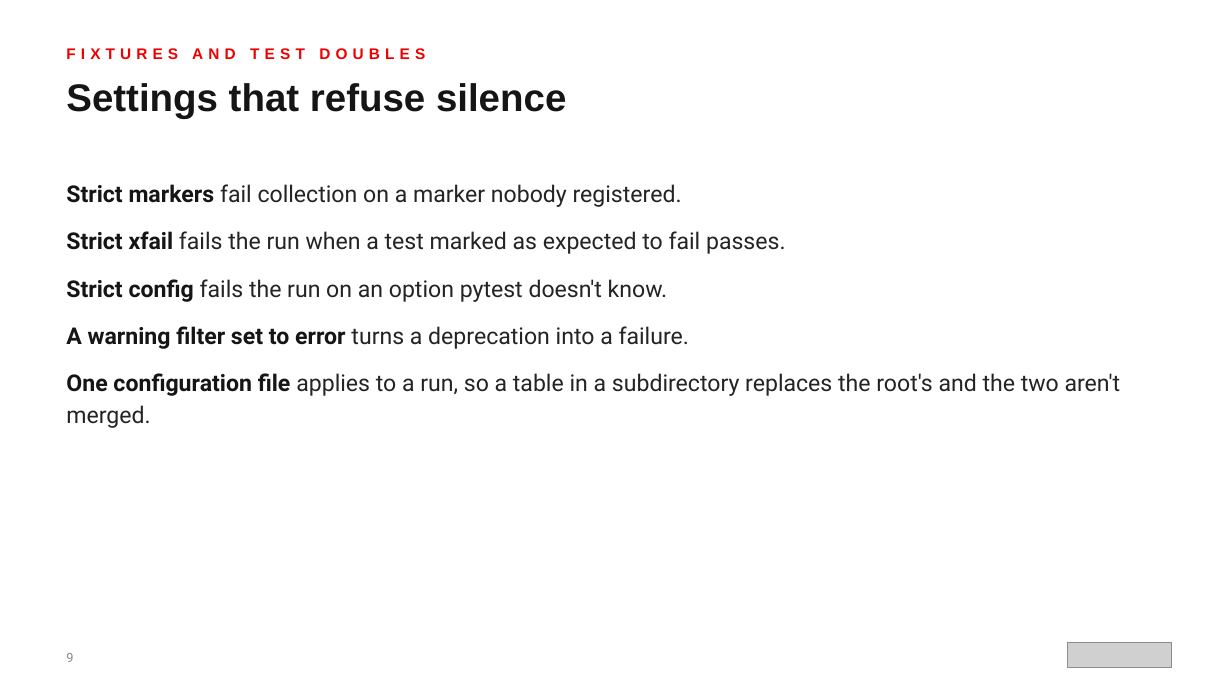
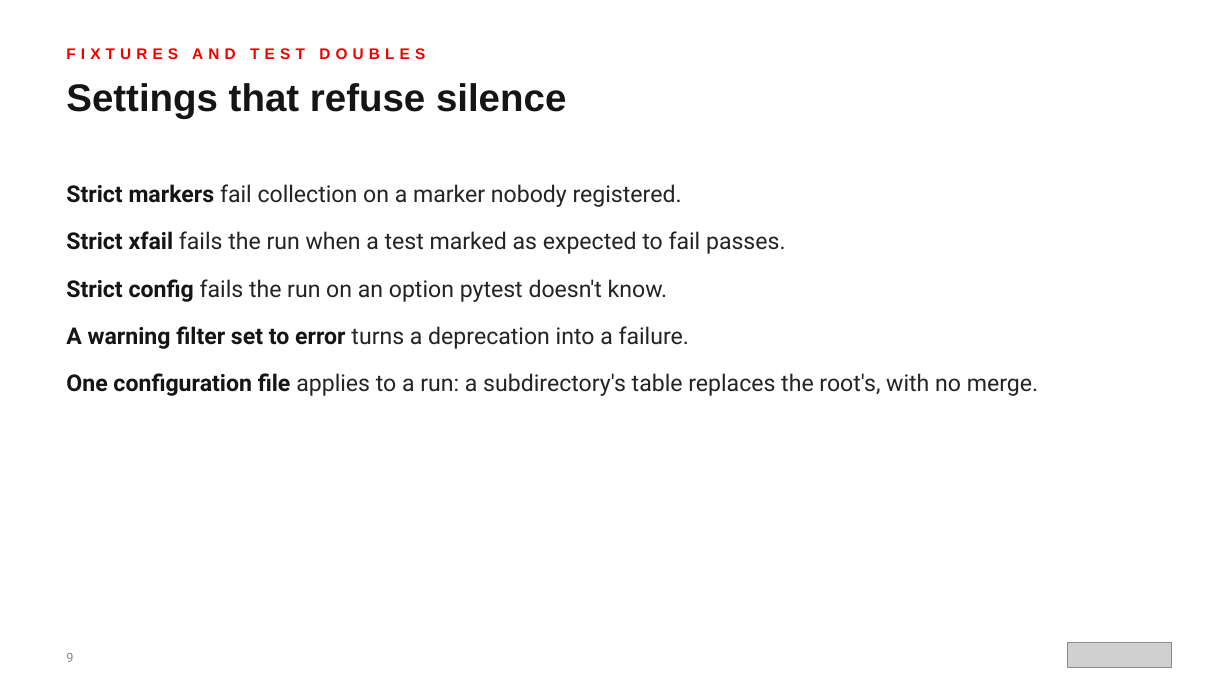
Before and after one commit to patterncatalyst/design-patterns-with-python, a slide deck: slide 9 of presentation/design-patterns-with-python-301-testing-legacy-and-ai.pptx. Drawn at 1232x693 pixels with LibreOffice and Linux fonts; fonts in the diff are those of the drawing; grey boxes stand for pictures. Boxes give left, top, right and bottom in pixels: in the first picture for what was removed or moved away, otherwise in the second. Text is boxed around its words. In the diff, an @@ line names an element or a change of style, - is before the commit and + after.

```diff
--- a/presentation/design-patterns-with-python-301-testing-legacy-and-ai.pptx
+++ b/presentation/design-patterns-with-python-301-testing-legacy-and-ai.pptx
@@ text at (66, 373, 1038, 396): text changed @@
-● One configuration file applies to a run, so a table in a subdirectory replaces the root's and the two aren't merged.
+● One configuration file applies to a run: a subdirectory's table replaces the root's, with no merge.
```
Also in this commit, not shown: 4 other files.
